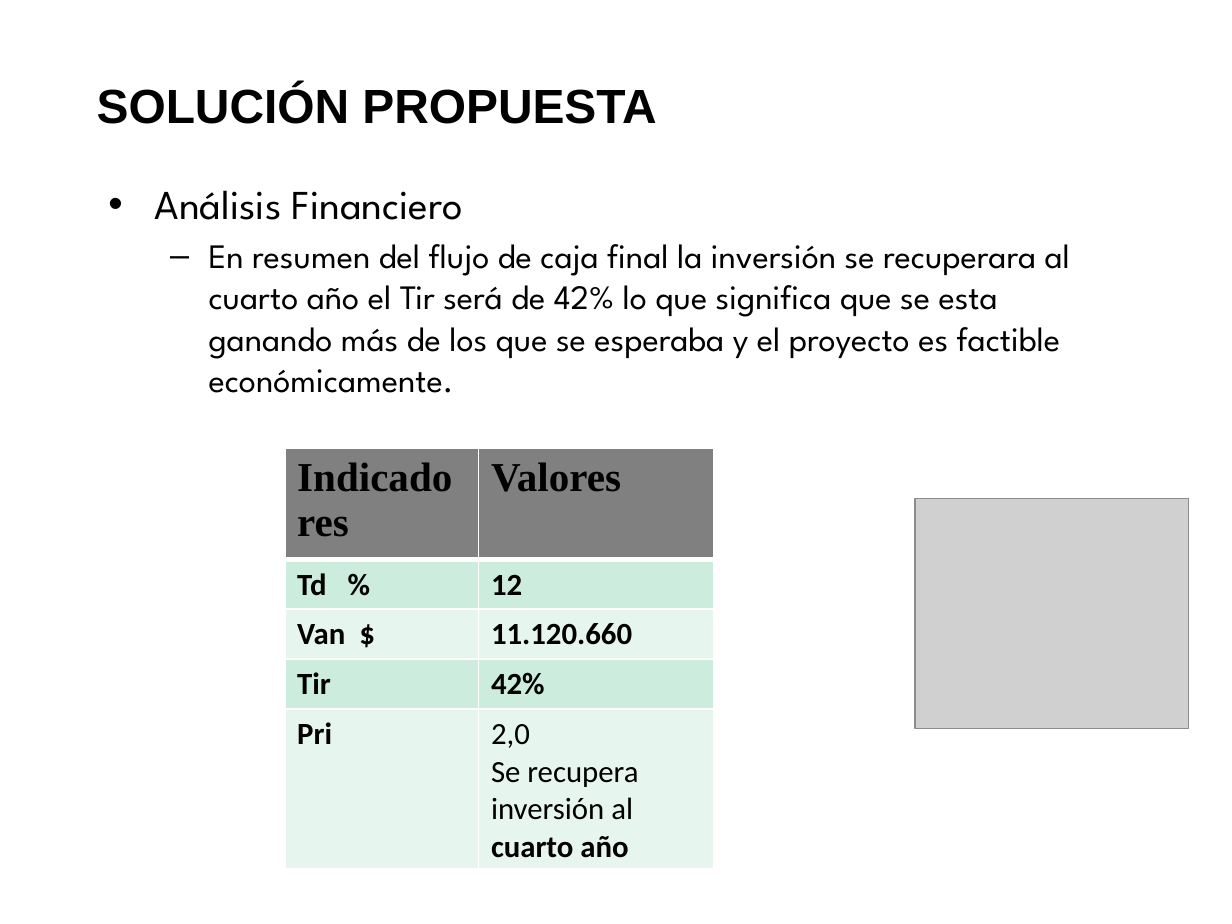
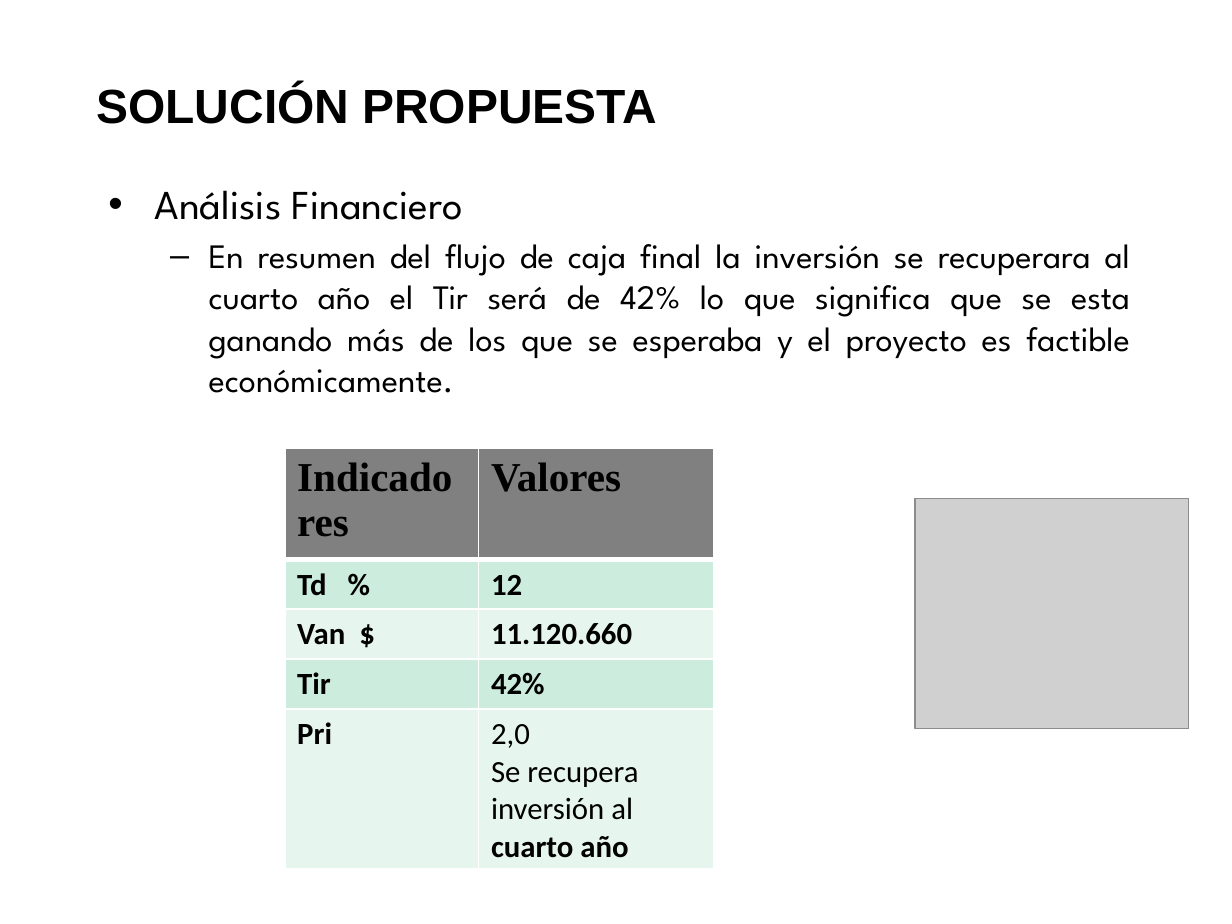
Before and after one commit to saburto/sigset, a slide deck: slide 17 of sigset/documentos/Documentos finales/Presentacion.pptx. Drawn at 1232x924 pixels with LibreOffice and Linux fonts; fonts in the diff are those of the drawing; grey boxes stand for pictures; background and template pictures are left out. Boxes give left, top, right and bottom in pixels: in the first picture for what was removed or moved away, otherwise in the second. Text is boxed around its words. In the diff, an @@ line names an element or a change of style, - is before the commit and + after.

```diff
--- a/sigset/documentos/Documentos finales/Presentacion.pptx
+++ b/sigset/documentos/Documentos finales/Presentacion.pptx
@@ text at box(209, 244, 1130, 393): alignment left to justified @@
```
Also in this commit, not shown: 1 other slide changed.
